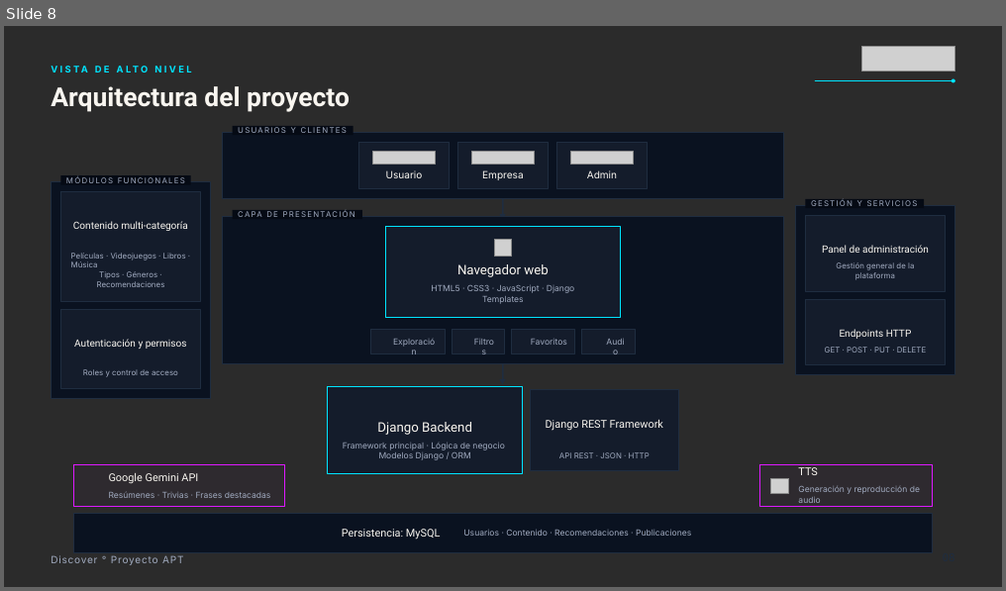
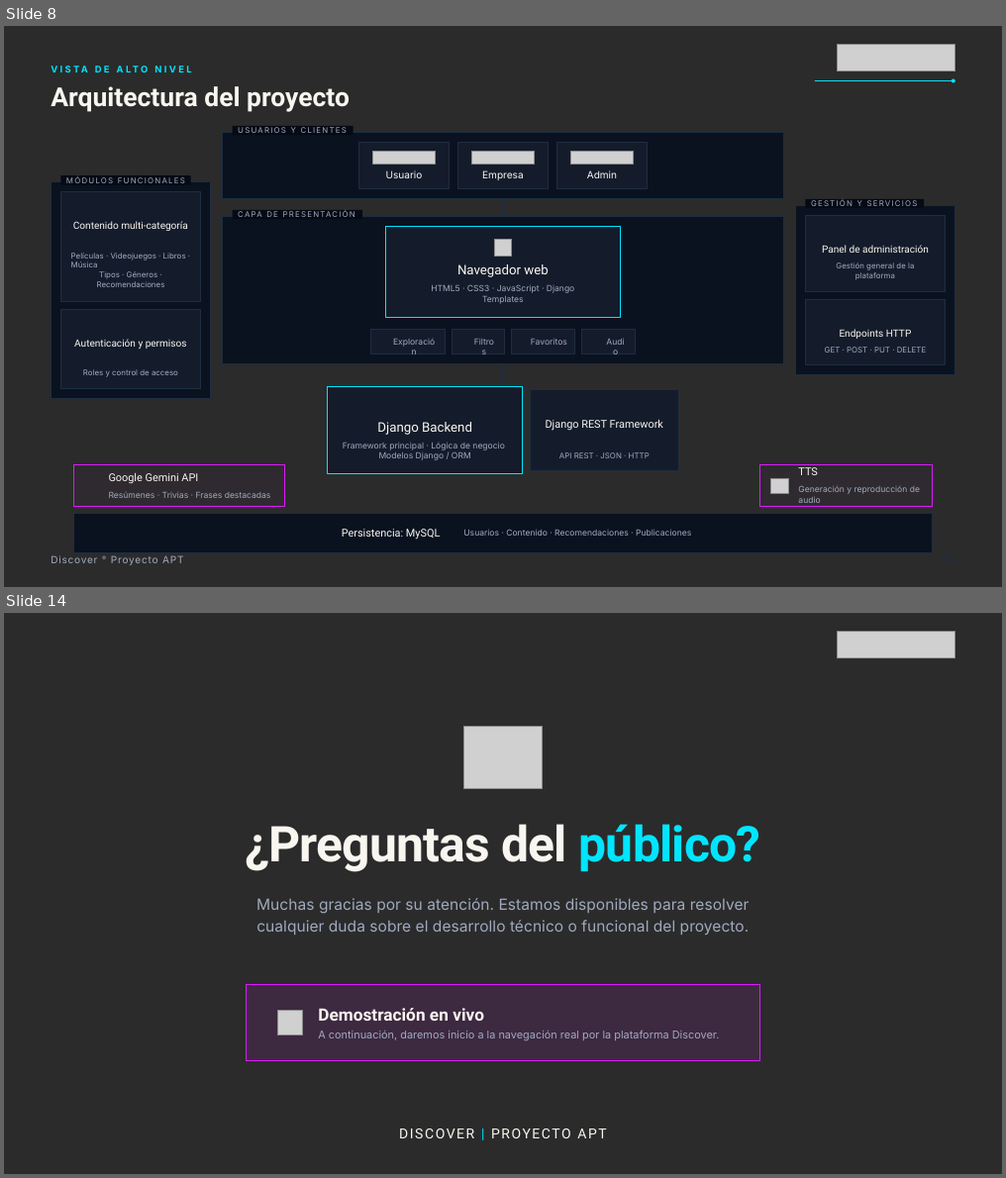
Before and after one commit to Jordanopoque/Discover, a slide deck: Fase 3/Evidencias Grupales/Presentación final del proyecto.pptx. Shown one above the other, each under a label of ours: slide 8 before the commit, slides 8 and 14 after it; the slides between them are not shown. The pictures are 1006x591 and 1006x1178 pixels, drawn with LibreOffice and Linux fonts; fonts in the diff are those of the drawing; grey boxes stand for pictures; background and template pictures are left out; a plain dark background stands for a picture behind light text. Boxes give left, top, right and bottom in pixels: in the first picture for what was removed or moved away, otherwise in the second. Text is boxed around its words. In the diff, an @@ line names an element or a change of style, - is before the commit and + after.

```diff
--- a/Fase 3/Evidencias Grupales/Presentación final del proyecto.pptx
+++ b/Fase 3/Evidencias Grupales/Presentación final del proyecto.pptx
@@ slide 14 added at box(4, 613, 1002, 1174), background picture (left out) @@
@@ picture added at box(838, 632, 955, 659) @@
@@ picture added at box(464, 727, 542, 788) @@
@@ text added at box(245, 824, 761, 872), 35.6 pt, text #F9F6F0, bold @@
+¿Preguntas del público?
@@ text added at box(256, 898, 749, 935), 11.1 pt, text #A0AABF @@
+Muchas gracias por su atención. Estamos disponibles para resolver cualquier duda sobre el desarrollo técnico o funcional del proyecto.
@@ rectangle added at box(246, 985, 760, 1061), fill #DE19FF at 10% opacity, outline #DE19FF 0.72 pt @@
@@ picture added at box(277, 1010, 302, 1035) @@
@@ text added at box(318, 1008, 484, 1021), 12.3 pt, text #F9F6F0, bold @@
+Demostración en vivo
@@ text added at box(318, 1031, 668, 1041), 7.8 pt, text #A0AABF @@
+A continuación, daremos inicio a la navegación real por la plataforma Discover.
@@ text added at box(672, 1031, 720, 1039), 10 pt, text #F9F6F0 @@
+DISCOVER | PROYECTO APT
@@ slide 8 changed as well @@
@@ picture: place and size @@
-picture at box(861, 46, 955, 70)
+picture at box(838, 45, 955, 72)
```
Also in this commit, not shown: 7 other slides changed, 5 other slides added, 1 slide removed, 2 other files.
